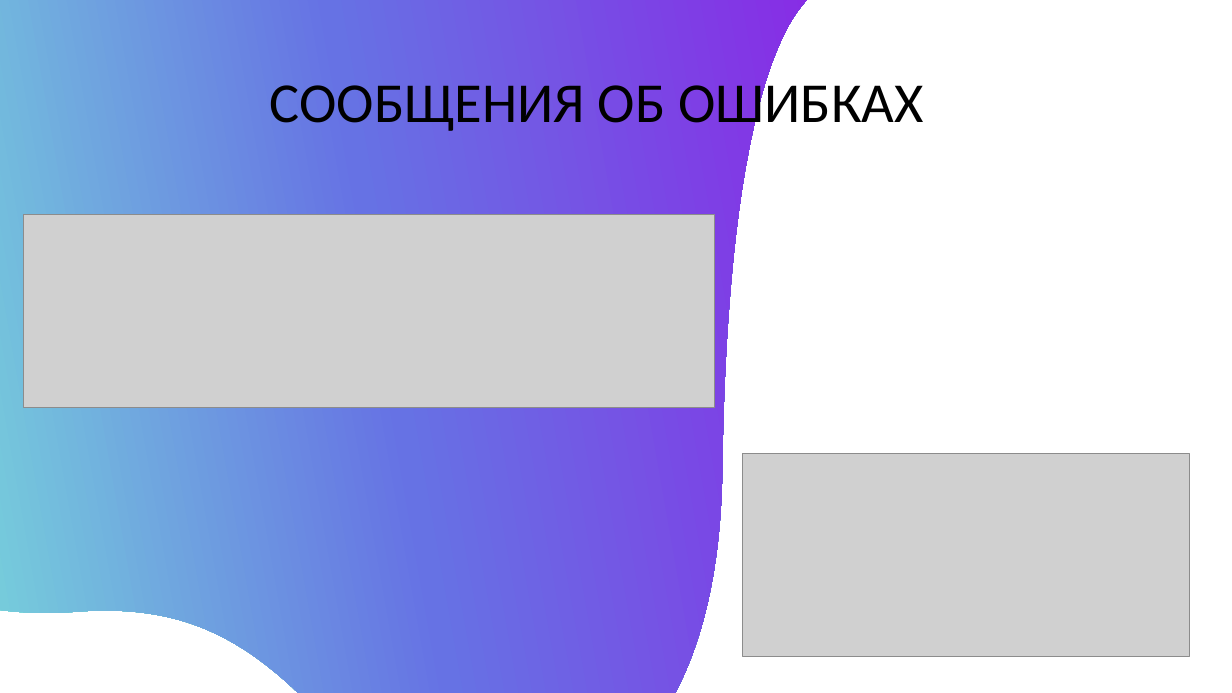
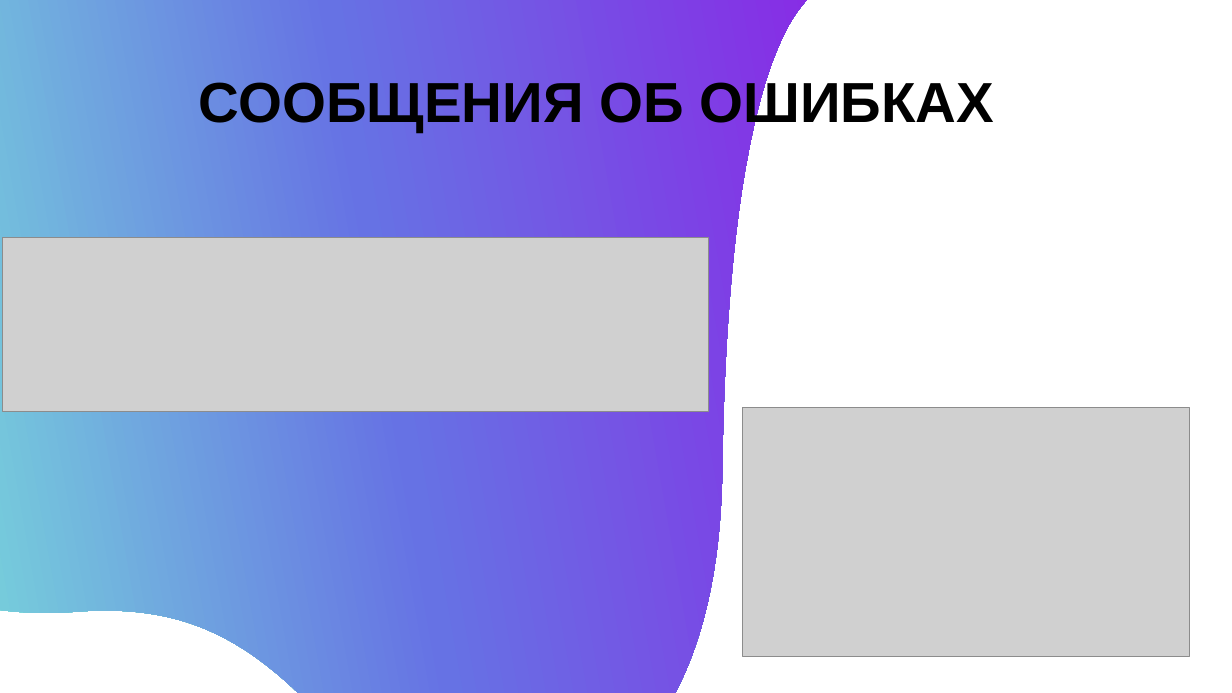
Before and after one commit to germanivanov0719/Yandex3, a slide deck: slide 5 of Docs/Сайт.pptx. Drawn at 1232x693 pixels with LibreOffice and Linux fonts; fonts in the diff are those of the drawing; grey boxes stand for pictures. Boxes give left, top, right and bottom in pixels: in the first picture for what was removed or moved away, otherwise in the second. Text is boxed around its words. In the diff, an @@ line names an element or a change of style, - is before the commit and + after.

```diff
--- a/Docs/Сайт.pptx
+++ b/Docs/Сайт.pptx
@@ title "СООБЩЕНИЯ ОБ ОШИБКАХ" at bbox=[199, 77, 994, 132]: font Calibri to Arial, bold on @@
@@ picture: place and size @@
-picture at bbox=[24, 214, 714, 407]
+picture at bbox=[3, 238, 709, 411]
@@ picture: place and size @@
-picture at bbox=[742, 454, 1189, 656]
+picture at bbox=[742, 408, 1189, 656]
```
Also in this commit, not shown: 5 other slides changed, 2 other files.
